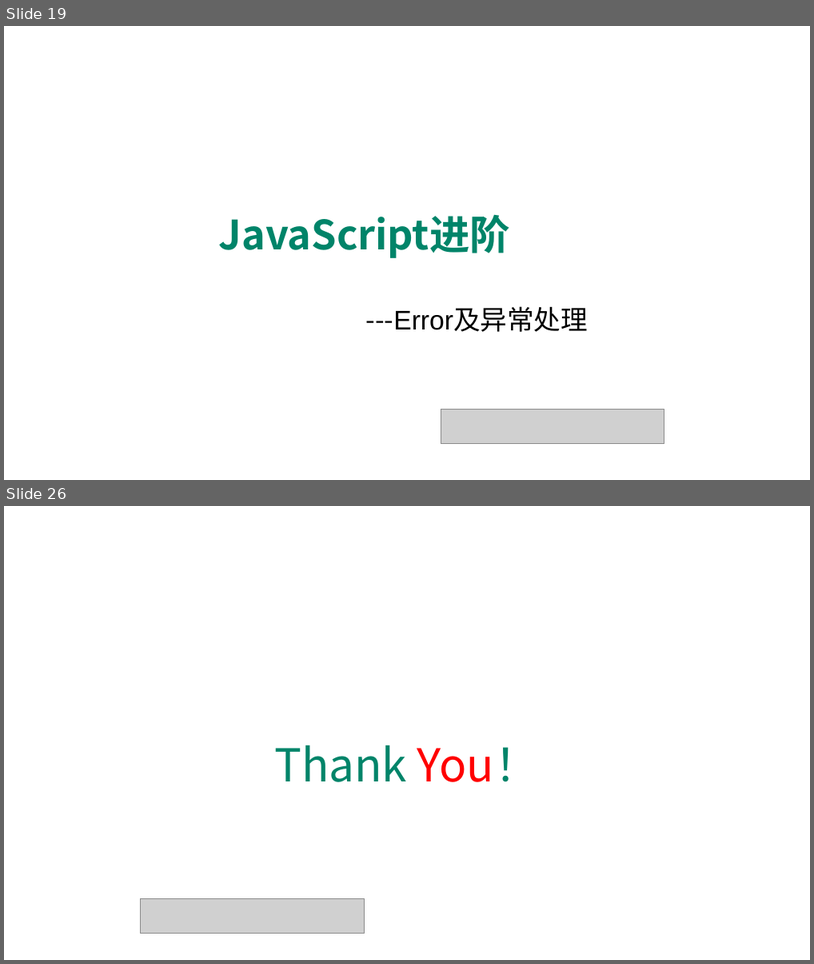
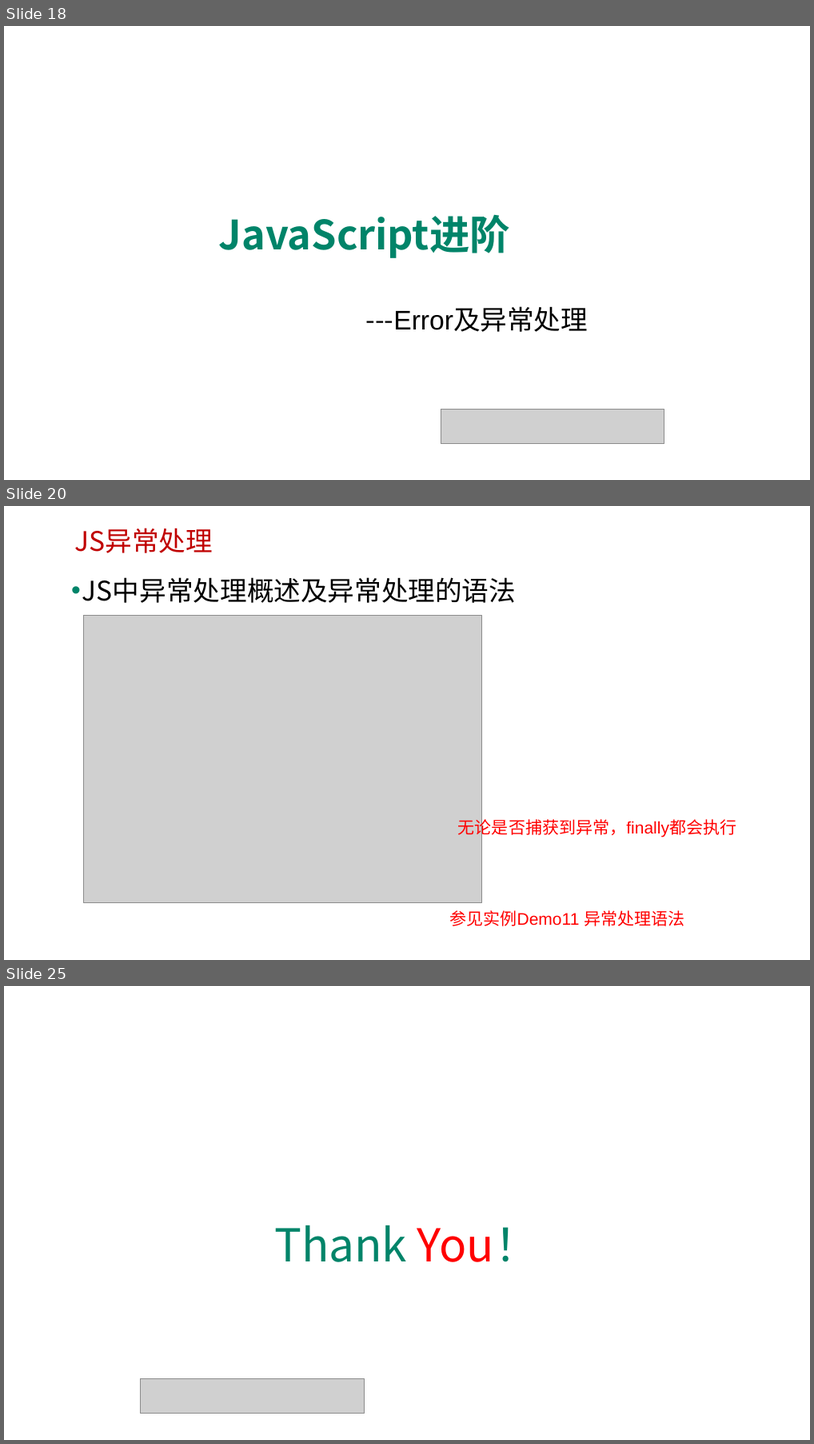
Before and after one commit to edu2act/course-javascript-advanced, a slide deck: 课程PPT/10.JavaScript标准内置对象-构造器（RegExp、Error）.pptx. Shown one above the other, each under a label of ours: slides 19 and 26 before the commit, slides 18, 20 and 25 after it; the slides between them are not shown. The pictures are 814x964 and 814x1444 pixels, drawn with LibreOffice and Linux fonts; fonts in the diff are those of the drawing; grey boxes stand for pictures; background and template pictures are left out. Boxes give left, top, right and bottom in pixels: in the first picture for what was removed or moved away, otherwise in the second. Text is boxed around its words. In the diff, an @@ line names an element or a change of style, - is before the commit and + after.

```diff
--- a/课程PPT/10.JavaScript标准内置对象-构造器（RegExp、Error）.pptx
+++ b/课程PPT/10.JavaScript标准内置对象-构造器（RegExp、Error）.pptx
@@ slide 20 added at <box>4,506,810,960</box>, background picture (left out) @@
@@ text added at <box>75,528,213,553</box>, 32 pt, text #C00000 @@
+JS异常处理
@@ text added at <box>82,577,516,603</box>, 32 pt, text #000000 @@
+• JS中异常处理概述及异常处理的语法
@@ picture added at <box>83,616,482,903</box> @@
@@ text added at <box>458,816,737,837</box>, 20 pt, text #FF0000 @@
+无论是否捕获到异常，finally都会执行
@@ text added at <box>450,910,685,926</box>, 20 pt, text #FF0000 @@
+参见实例Demo11 异常处理语法
@@ what was slide 19 is now slide 18 @@
@@ what was slide 26 is now slide 25 @@
```
Also in this commit, not shown: 6 slides changed, 1 other slide added, 2 slides removed, 16 other files.
